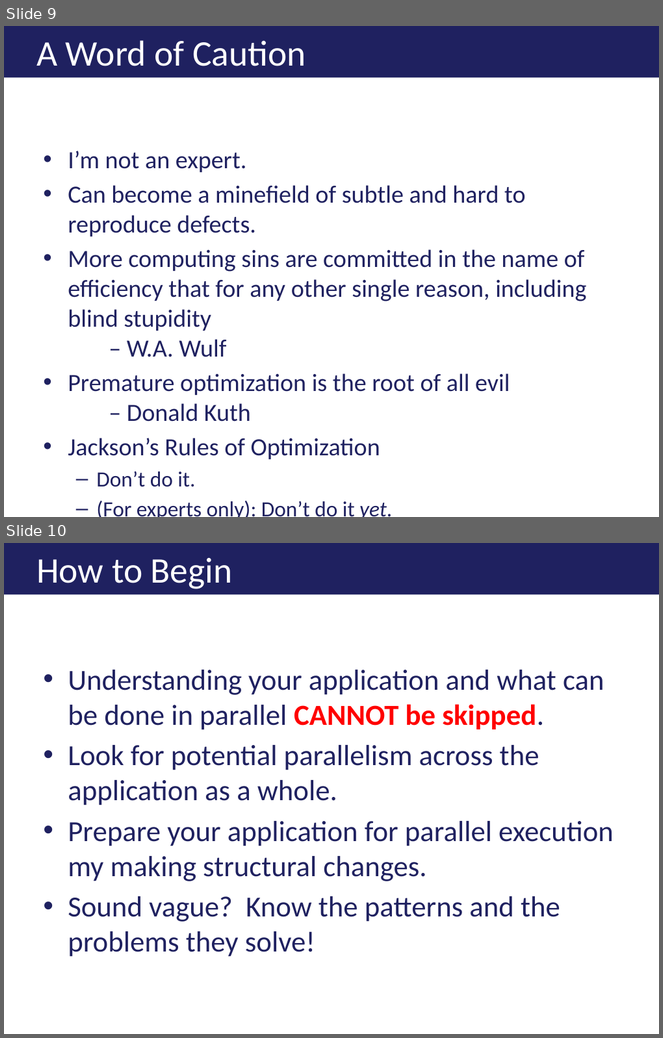
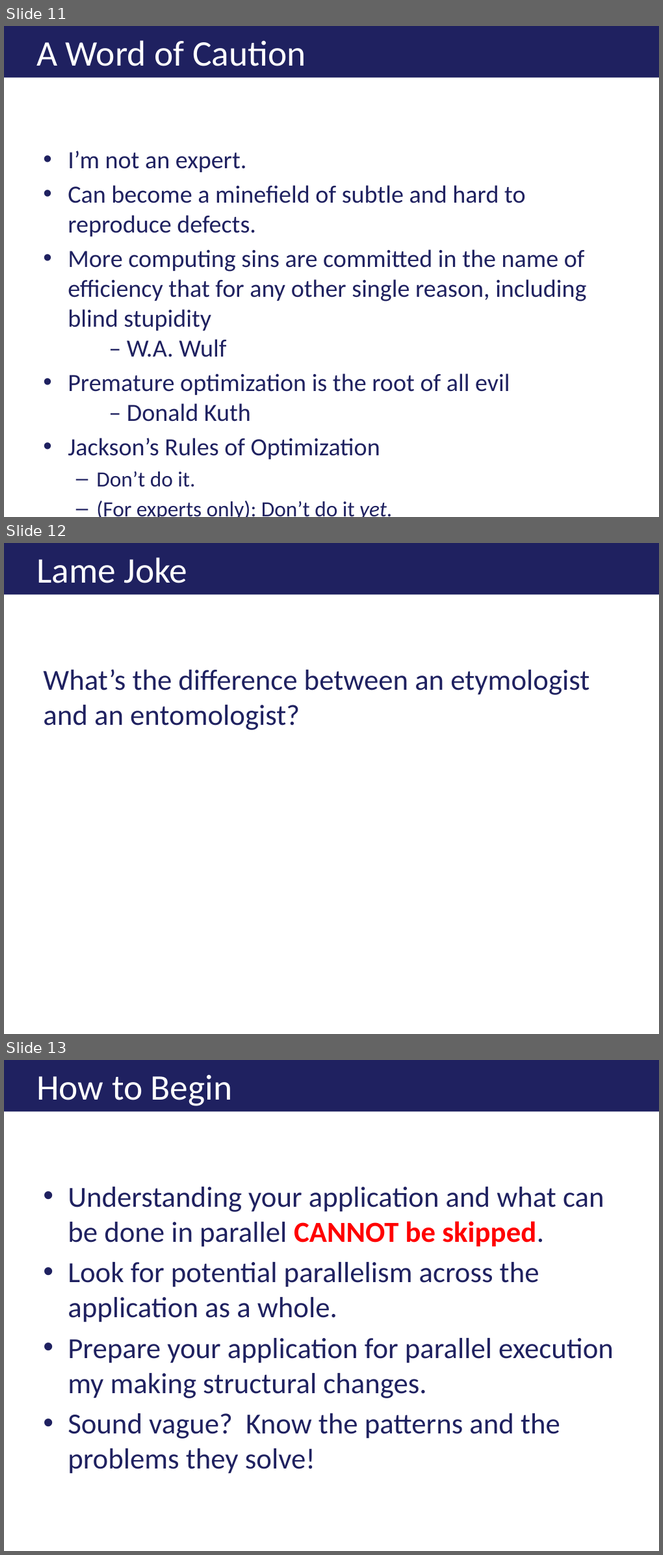
Before and after one commit to ericburcham/THasyINKnc, a slide deck: Presentation/THasINKync.pptx. Shown one above the other, each under a label of ours: slides 9 and 10 before the commit, slides 11, 12 and 13 after it. The pictures are 663x1038 and 663x1555 pixels, drawn with LibreOffice and Linux fonts; fonts in the diff are those of the drawing; background and template pictures are left out. Boxes give left, top, right and bottom in pixels: in the first picture for what was removed or moved away, otherwise in the second. Text is boxed around its words. In the diff, an @@ line names an element or a change of style, - is before the commit and + after.

```diff
--- a/Presentation/THasINKync.pptx
+++ b/Presentation/THasINKync.pptx
@@ slide 12 added at [4, 543, 659, 1034], background #FFFFFF @@
@@ title added at [4, 543, 659, 595], fill #1F2160, 39.6 pt, text #FFFFFF @@
+Lame Joke
@@ text added at [43, 669, 590, 730], 32 pt, text #1F2160 @@
+What’s the difference between an etymologist and an entomologist?
@@ what was slide 9 is now slide 11 @@
@@ what was slide 10 is now slide 13 @@
```
Also in this commit, not shown: 1 slide changed, 8 other slides added.
